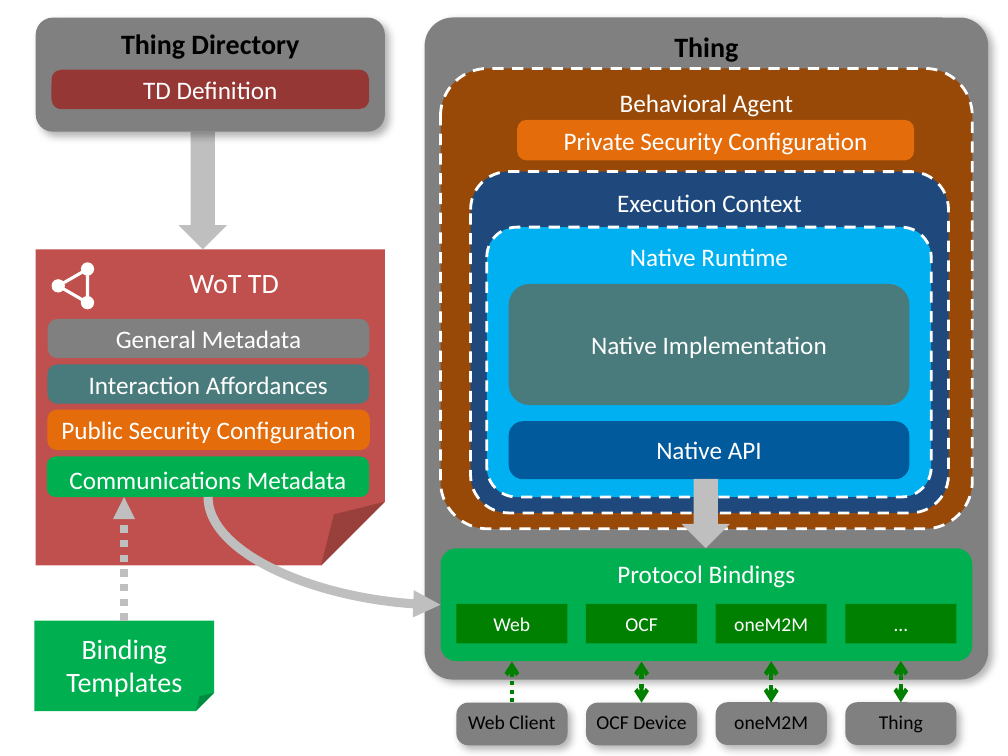
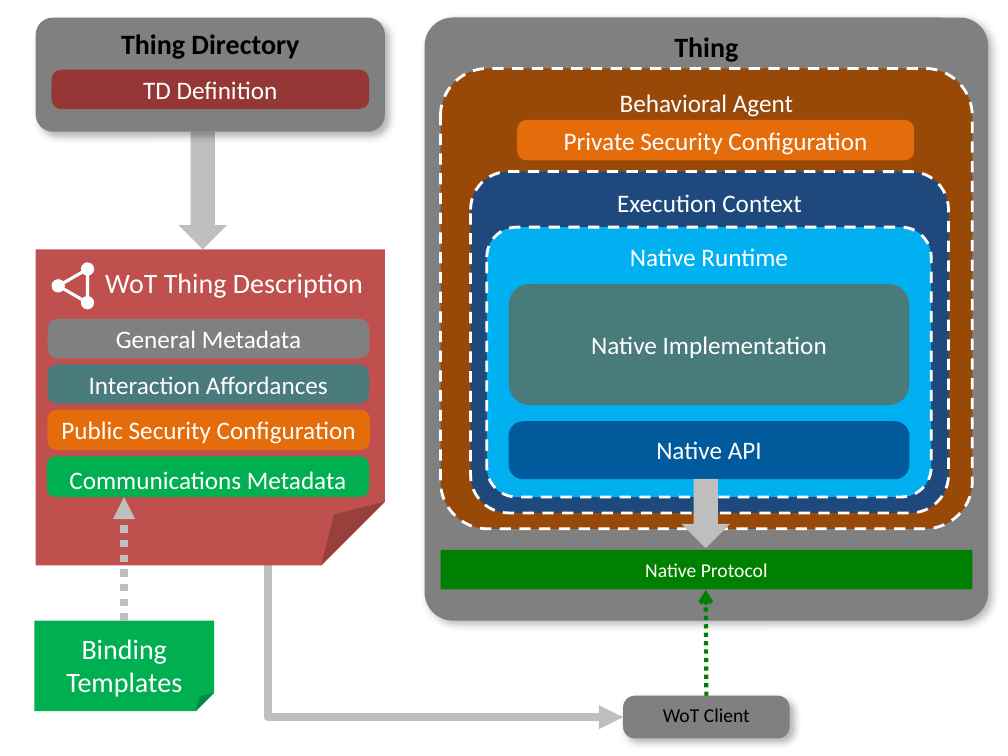
Before and after one commit to w3c/wot-architecture, a slide deck: slide 6 of images/wot-architecture-figures-new.pptx (slide 4 before the commit). Drawn at 1008x756 pixels with LibreOffice and Linux fonts; fonts in the diff are those of the drawing. Boxes give left, top, right and bottom in pixels: in the first picture for what was removed or moved away, otherwise in the second. Text is boxed around its words. In the diff, an @@ line names an element or a change of style, - is before the commit and + after.

Commit message:
New versions of figures
Now including ConsumedThing and ExposedThing objects.   Also, two versions of "native" implementation: on that fully supports consuming and exposing TDs (but without the scripting API) and one "foreign" implementation that is described with a TD but that is otherwise oblivious to the WoT.

```diff
--- a/images/wot-architecture-figures-new.pptx
+++ b/images/wot-architecture-figures-new.pptx
@@ rounded rectangle "Thing": place and size @@
-rounded rectangle "Thing" at <box>424,17,988,679</box>
+rounded rectangle "Thing" at <box>424,17,988,620</box>
@@ text in folded corner at <box>105,273,363,298</box>: text changed @@
-WoT TD
+WoT Thing Description
@@ curved arrow removed from (208, 497) to (440, 605) @@
@@ elbow arrow added from (266, 549) to (623, 717), #BFBFBF 5.75 pt @@
@@ rounded rectangle removed at <box>440,548,973,661</box> @@
-Protocol Bindings
@@ rectangle added at <box>440,549,973,589</box>, fill #008000, 14 pt, text #FFFFFF @@
+Native Protocol
@@ arrow moved from (512, 703) - (512, 661) to (707, 696) - (706, 590) @@
@@ rectangle removed at <box>457,604,568,643</box> @@
-Web
@@ rectangle removed at <box>586,604,697,643</box> @@
-OCF
@@ rectangle removed at <box>716,604,827,643</box> @@
-oneM2M
@@ rectangle removed at <box>846,604,957,643</box> @@
-…
@@ double arrow removed from (641, 661) to (641, 703) @@
@@ double arrow removed from (771, 703) to (771, 661) @@
@@ double arrow removed from (901, 703) to (901, 661) @@
@@ rounded rectangle removed at <box>586,703,697,745</box> @@
-OCF Device
@@ rounded rectangle "WoT Client": place and size @@
-rounded rectangle "WoT Client" at <box>457,703,568,745</box>
+rounded rectangle "WoT Client" at <box>623,696,789,738</box>
@@ text in rounded rectangle at <box>663,708,750,722</box>: text changed @@
-Web Client
+WoT Client
@@ rounded rectangle removed at <box>716,703,827,745</box> @@
-oneM2M
@@ rounded rectangle removed at <box>846,703,957,745</box> @@
-Thing
```
Also in this commit, not shown: 1 other slide changed, 2 slides added, 3 other files.
